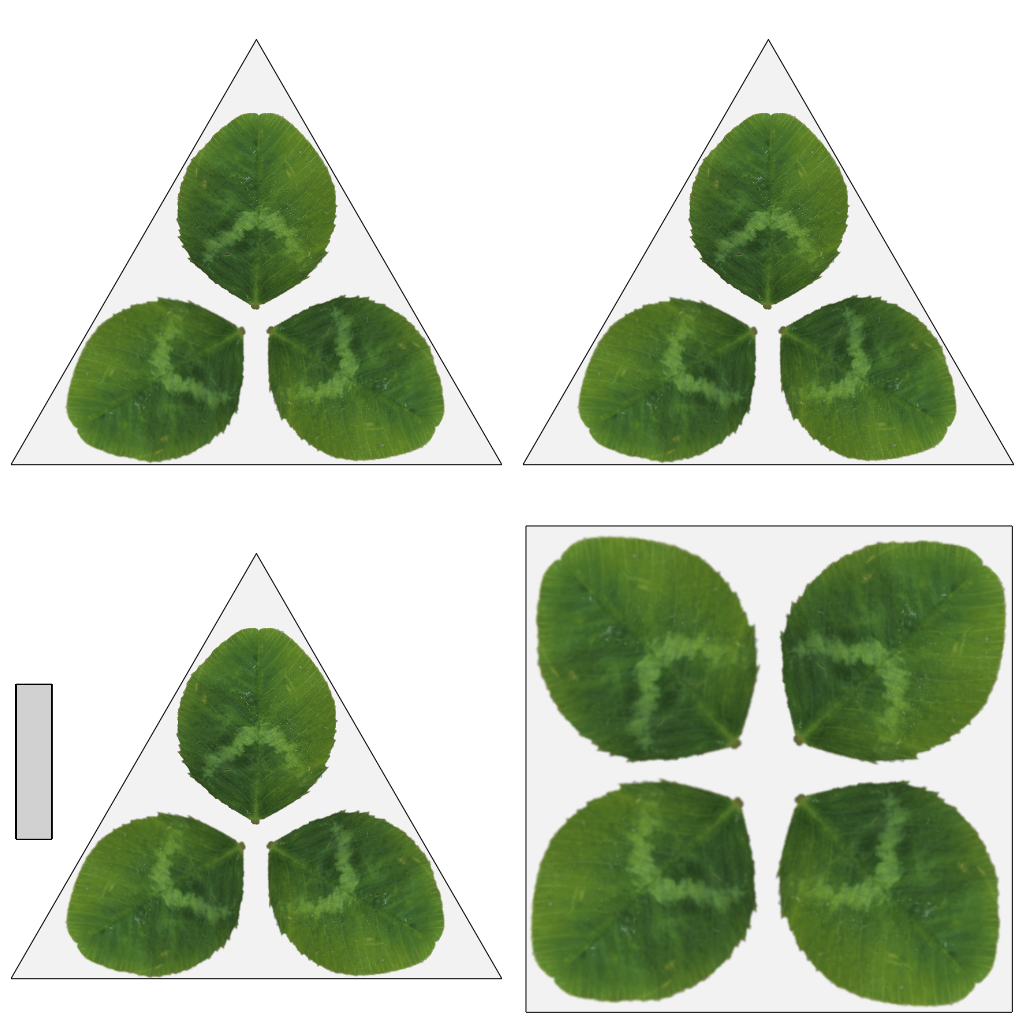
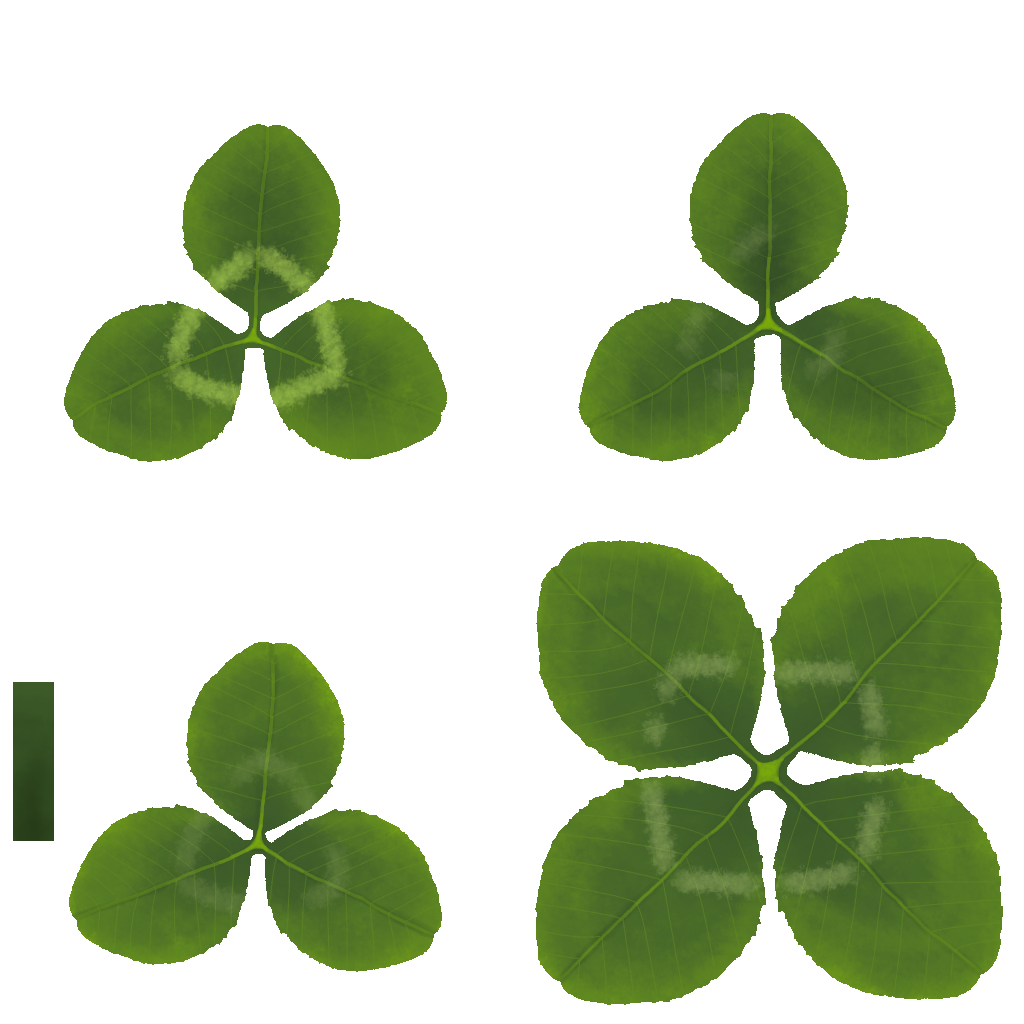
Comparing the layer stacks of the two w=1024, h=1024 images. Changes:
showed "clover1.png", moved it above "clover_uv_layout.png", painted on it over [13, 113, 1003, 1005]
hid "clover_uv_layout.png", moved it above "palette.png" over [10, 39, 1014, 1013]
renamed "CloverRef" to "palette.png", hid it, painted on it over [64, 77, 1008, 1009]